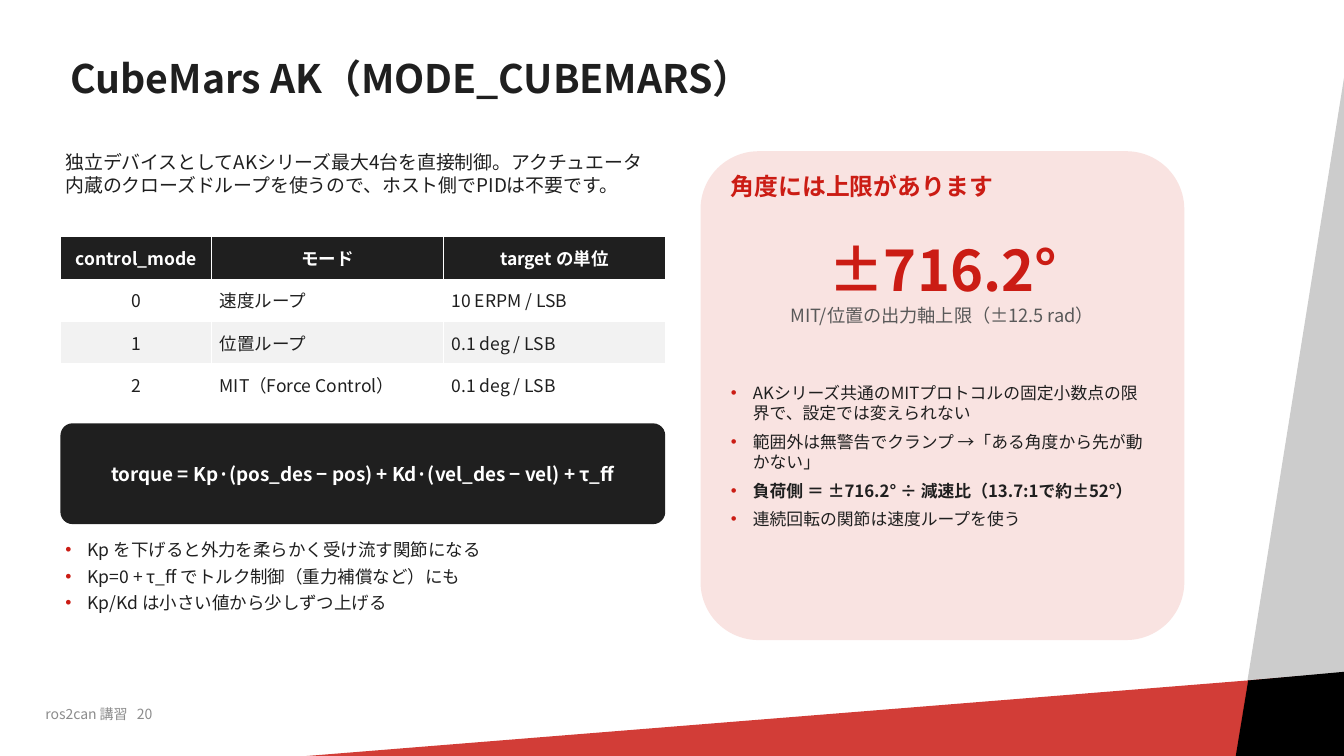
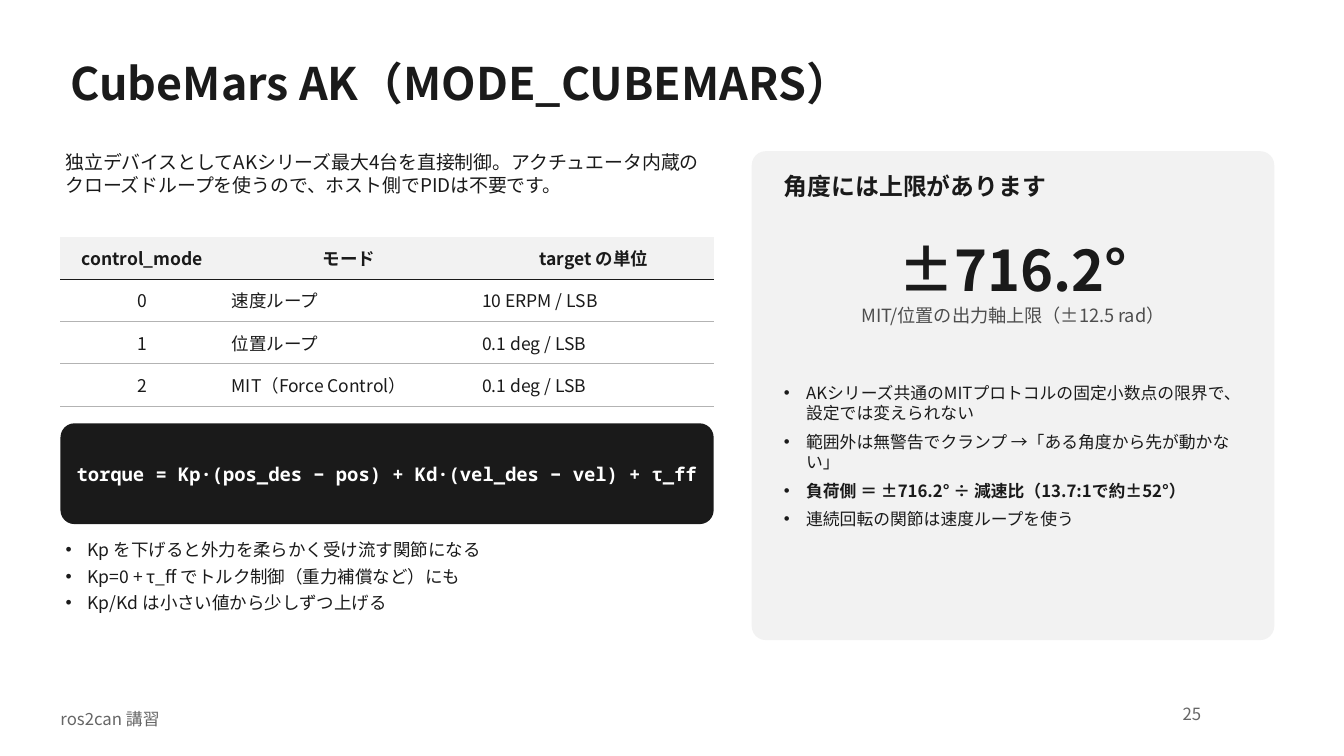
Before and after one commit to RRST-NHK-Project/ros2can, a slide deck: slide 25 of pptx/ros2can講習.pptx (slide 20 before the commit). Drawn at 1344x756 pixels with LibreOffice and Linux fonts; fonts in the diff are those of the drawing; background and template pictures are left out. Boxes give left, top, right and bottom in pixels: in the first picture for what was removed or moved away, otherwise in the second. Text is boxed around its words. In the diff, an @@ line names an element or a change of style, - is before the commit and + after.

```diff
--- a/pptx/ros2can講習.pptx
+++ b/pptx/ros2can講習.pptx
@@ rectangle removed at [1136,18,1344,756] @@
@@ title "CubeMars AK（MODE_CUBEMARS）" at [71,61,851,107]: size 28 to 32 pt, text colour #1F1F1F to #1A1A1A; line spacing 0.9 to 1 @@
@@ text "独立デバイスとしてAKシリーズ最大4台を直接制御。アクチュエータ内蔵のクローズドループを使うので、ホスト側でPIDは不要 ..." at [66,153,699,194]: text colour #1F1F1F to #1A1A1A @@
@@ rounded rectangle: place and size @@
-rounded rectangle at [701,151,1185,640]
+rounded rectangle at [752,151,1274,640]
@@ rounded rectangle at [752,151,1274,640]: fill #F9E3E1 to #F2F2F2; proportions changed @@
@@ text "角度には上限があります" at [784,174,1046,197]: text colour #CB1C14 to #1A1A1A @@
@@ text "角度には上限があります": place and size @@
-text "角度には上限があります" at [731,174,993,197]
+text "角度には上限があります" at [784,174,1046,197]
@@ table at [60,237,714,406] @@
@@ fill #1F1F1F to #F2F2F2 in row 1 @@
@@ fill #FFFFFF to none in 6 cells @@
@@ fill #F2F2F2 to none in row 3 @@
@@ text colour #FFFFFF to #1A1A1A in "control_mode", "モード", "target の単位" @@
@@ text colour #1F1F1F to #1A1A1A in "0", "速度ループ", "10 ERPM / LSB", "1" and 5 more places @@
@@ borders changed @@
@@ table: place and size @@
-table at [60,237,665,406]
+table at [60,237,714,406]
@@ text "±716.2°": place and size @@
-text "±716.2°" at [828,245,1057,292]
+text "±716.2°" at [899,245,1128,292]
@@ text "±716.2°" at [899,245,1128,292]: text colour #CB1C14 to #1A1A1A @@
@@ text "MIT/位置の出力軸上限（±12.5 rad）": place and size @@
-text "MIT/位置の出力軸上限（±12.5 rad）" at [791,306,1094,325]
+text "MIT/位置の出力軸上限（±12.5 rad）" at [861,306,1164,325]
@@ text "MIT/位置の出力軸上限（±12.5 rad）" at [861,306,1164,325]: text colour #595959 to #4D4D4D @@
@@ text "AKシリーズ共通のMITプロトコルの固定小数点の限界で、設定では変えられない" at [806,385,1241,527]: text colour #1F1F1F to #1A1A1A; bullet colour #CB1C14 to #1A1A1A @@
@@ text "AKシリーズ共通のMITプロトコルの固定小数点の限界で、設定では変えられない": place and size @@
-text "AKシリーズ共通のMITプロトコルの固定小数点の限界で、設定では変えられない" at [753,405,1143,527]
+text "AKシリーズ共通のMITプロトコルの固定小数点の限界で、設定では変えられない" at [806,385,1241,527]
@@ rounded rectangle "torque = Kp·(pos_des − pos) ...": place and size @@
-rounded rectangle "torque = Kp·(pos_des − pos) ..." at [60,423,665,524]
+rounded rectangle "torque = Kp·(pos_des − pos) ..." at [60,423,714,524]
@@ rounded rectangle "torque = Kp·(pos_des − pos) ..." at [60,423,714,524]: font Noto Sans CJK JP to Noto Sans Mono; fill #1F1F1F to #1A1A1A; proportions changed @@
@@ text "Kp を下げると外力を柔らかく受け流す関節になる" at [88,541,481,613]: text colour #1F1F1F to #1A1A1A; bullet colour #CB1C14 to #1A1A1A @@
@@ rectangle removed at [57,666,1344,756] @@
@@ parallelogram removed at [1218,666,1344,756] @@
@@ text removed at [45,707,153,720] @@
-ros2can 講習 20
@@ text added at [60,711,160,727], 12 pt, text #666666 @@
+ros2can 講習
@@ page number added at [1183,707,1202,720], 12 pt, text #666666 @@
+25
```
Also in this commit, not shown: 22 other slides changed, 12 slides added, 5 other files.
